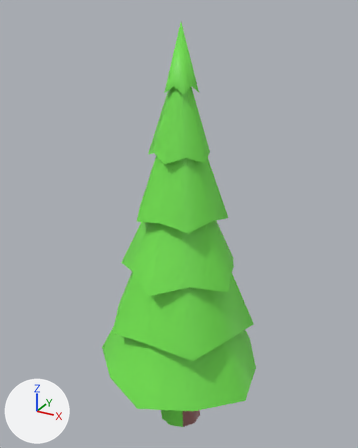
Two versions of the FBX model Assets/Models/Nature/LowPolyTree2.fbx, one commit apart.
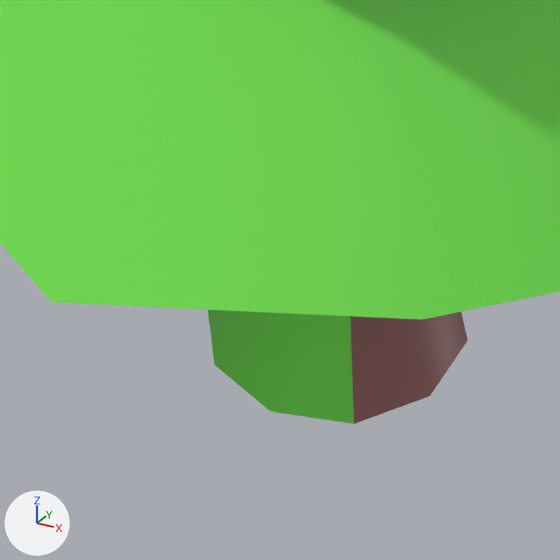
Old and new are each drawn whole from a camera (50 mm lens) standing at (1.42, -1.34, 3.33) and looking at (-0.56, 2.25, 1.53) and again close up on the part from 36% to 60% of the width and 81% to 100% of the height. The axes (+X, +Y, +Z) are drawn at lower left. The lights are the same throughout. Where no turn or scale is listed for an object, it has been applied to the vertices.

Names of what the first close-up shows: 'Tree01'.
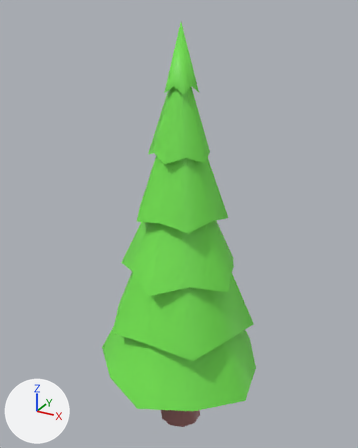
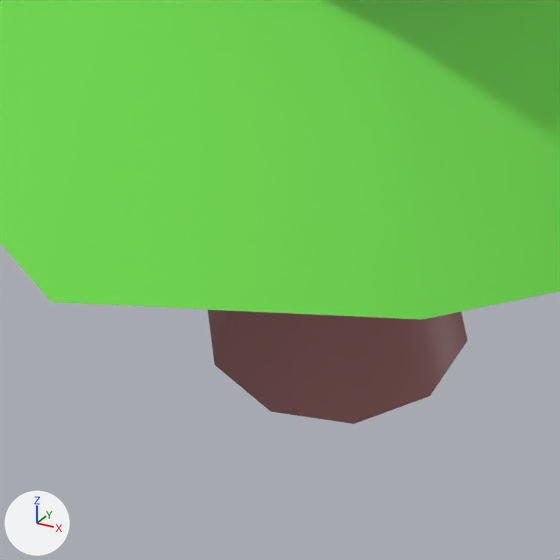
The change, as a list of edits to the scene's bpy script:
```text
Change me_cylinder:
    where me_cylinder.from_pydata(...)  # 141 vertices, 133 faces; spans x -0.79..0.79, y -0.79..0.72, z 0.01..3.85
    used by ob_tree01; location = (-0.512, 2.197, -0.62)
    me_cylinder part 1: 9 of the faces centred in x -0.17..0.1, y -0.16..0.0, z 0.01..0.6 switch from mat_material_002 (green #75e751) to mat_material_003 (brown #976363)
```

Pixel boxes (x1, y1, x2, y2) of what changed, in the close-ups (560 x 560 px):
part 1 of me_cylinder, recoloured (green to brown): (208, 310, 354, 424) in both
